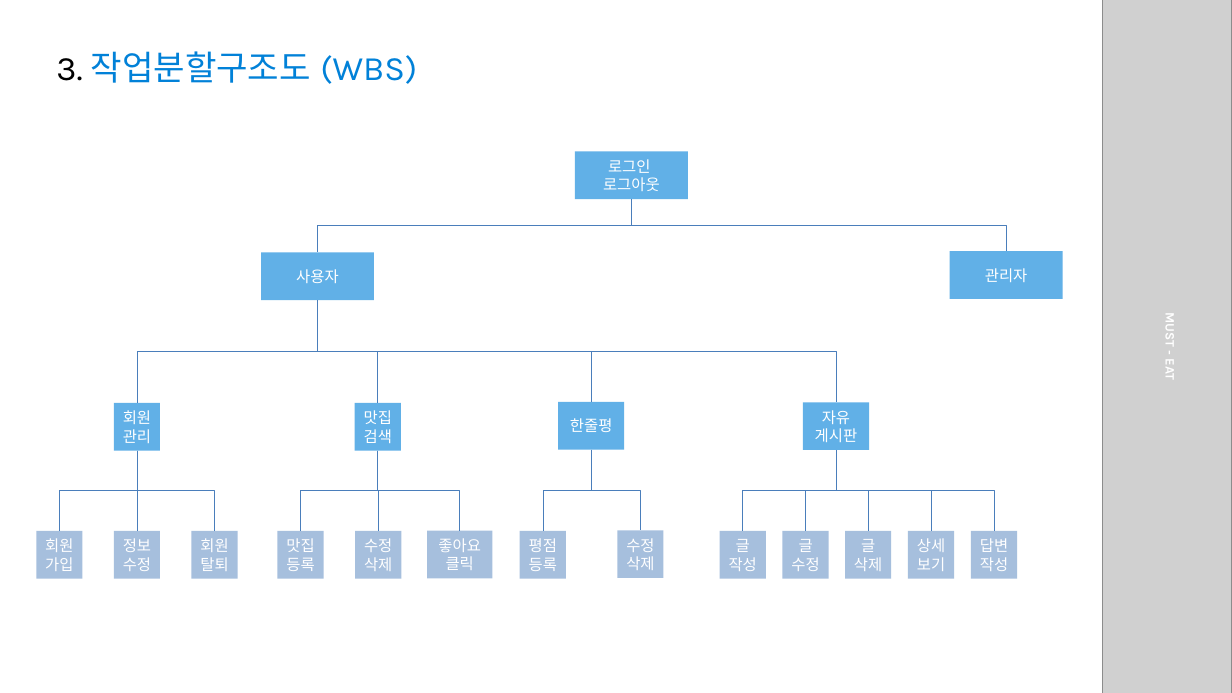
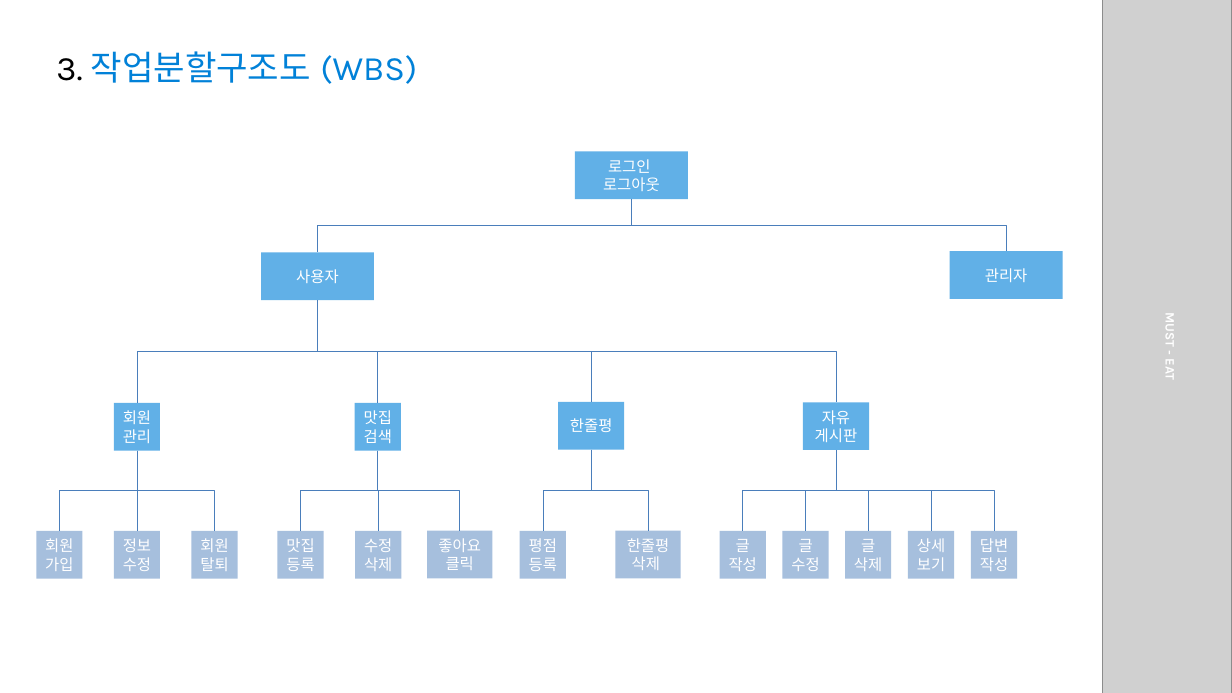
Before and after one commit to houn7145/class, a slide deck: slide 5 of project/MustEat.pptx. Drawn at 1232x693 pixels with LibreOffice and Linux fonts; fonts in the diff are those of the drawing; grey boxes stand for pictures. Boxes give left, top, right and bottom in pixels: in the first picture for what was removed or moved away, otherwise in the second. Text is boxed around its words. In the diff, an @@ line names an element or a change of style, - is before the commit and + after.

```diff
--- a/project/MustEat.pptx
+++ b/project/MustEat.pptx
@@ elbow line moved from (591, 450) - (641, 530) to (591, 450) - (648, 531) @@
@@ rectangle "한줄평 삭제": place and size @@
-rectangle "한줄평 삭제" at <box>617,530,663,578</box>
+rectangle "한줄평 삭제" at <box>615,531,681,578</box>
@@ text in rectangle at <box>627,538,670,570</box>: text changed @@
-수정삭제
+한줄평 삭제
```
Also in this commit, not shown: 5 other slides changed, 2 slides added, 1 slide removed, 8 other files.
